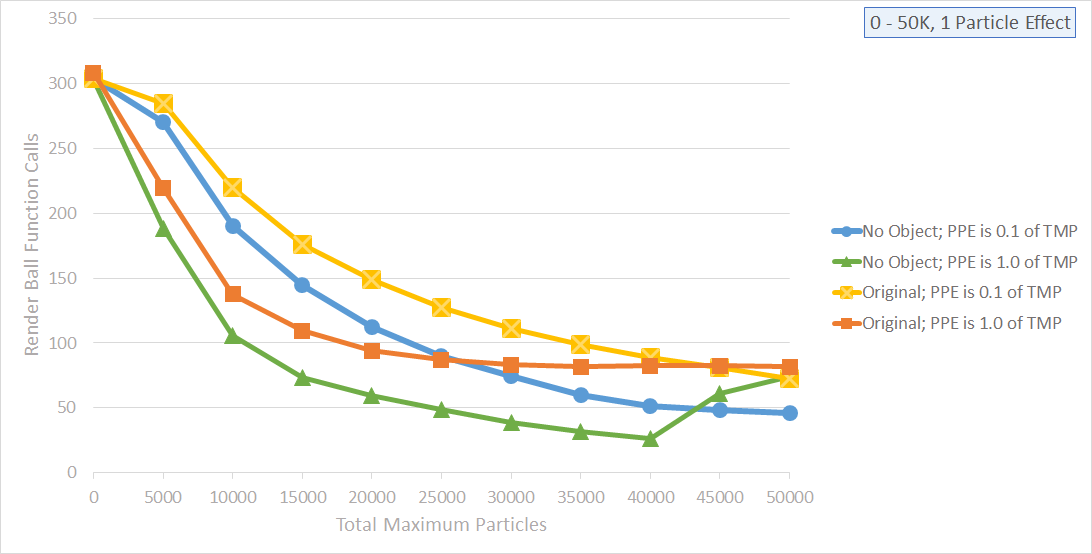
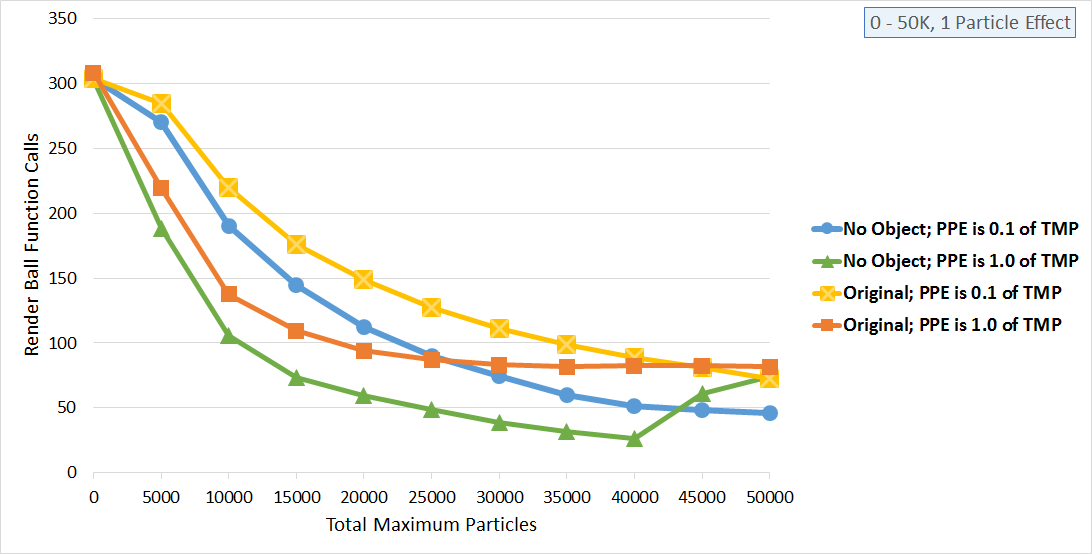
Comparing the layer stacks of the two 1092×554 images. Changes:
added layer "Layer 3" above "Layer 2" over [23, 12, 1079, 531]
